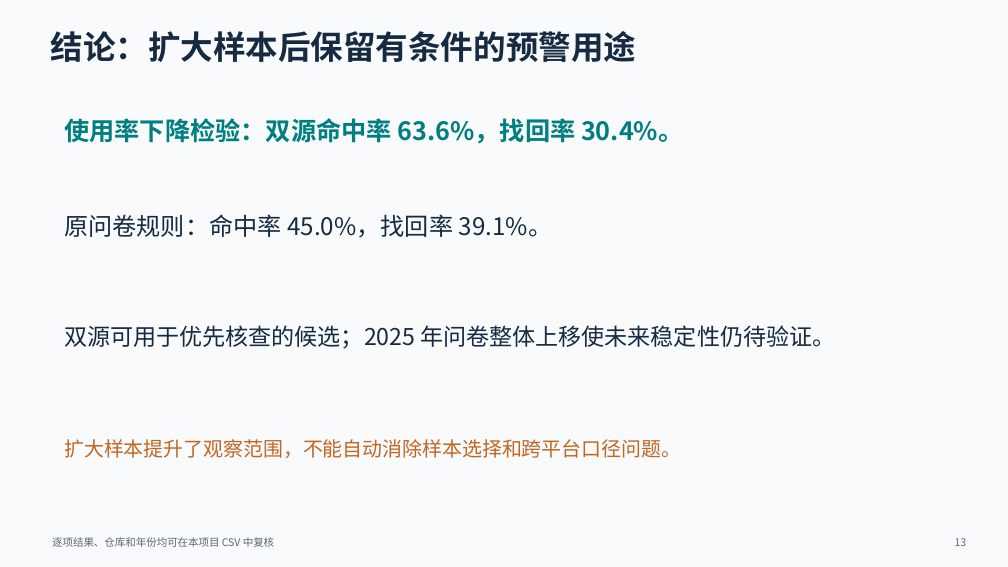
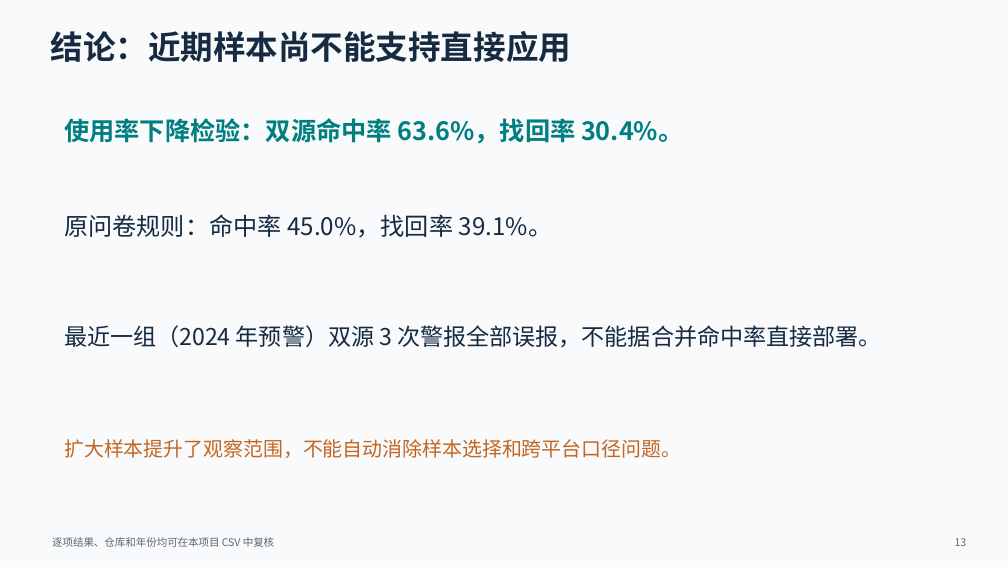
Before and after one commit to NTenthusiast/opensource-adoption-prediction, a slide deck: slide 13 of 组会汇报_2026-09-26/组会汇报_三维动态预警升级版.pptx. Drawn at 1008x567 pixels with LibreOffice and Linux fonts; fonts in the diff are those of the drawing. Boxes give left, top, right and bottom in pixels: in the first picture for what was removed or moved away, otherwise in the second. Text is boxed around its words. In the diff, an @@ line names an element or a change of style, - is before the commit and + after.

Commit message:
纠正预警示例选择并突出近期误报

```diff
--- a/组会汇报_2026-09-26/组会汇报_三维动态预警升级版.pptx
+++ b/组会汇报_2026-09-26/组会汇报_三维动态预警升级版.pptx
@@ text at [51,31,572,62]: text changed @@
-结论：扩大样本后保留有条件的预警用途
+结论：近期样本尚不能支持直接应用
@@ text at [64,325,881,348]: text changed @@
-双源可用于优先核查的候选；2025 年问卷整体上移使未来稳定性仍待验证。
+最近一组（2024 年预警）双源 3 次警报全部误报，不能据合并命中率直接部署。
```
Also in this commit, not shown: 3 other slides changed, 2 other files.
